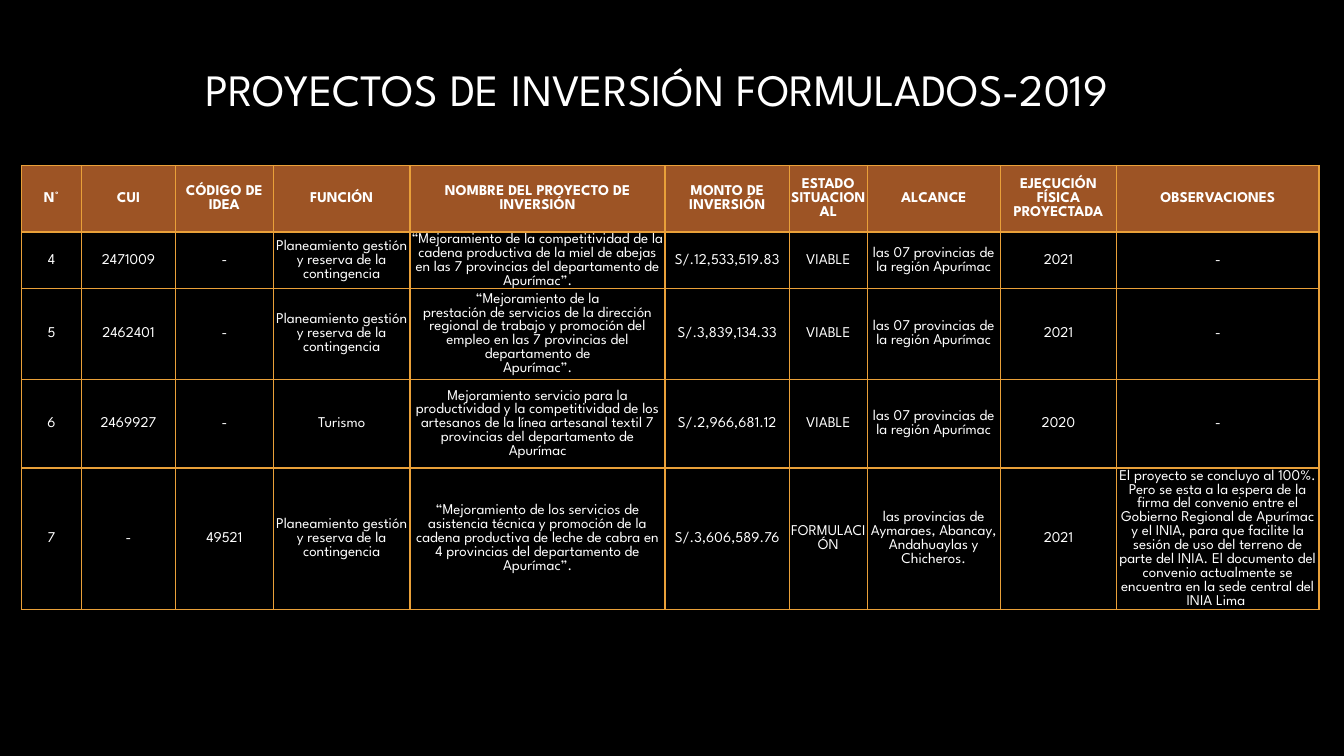
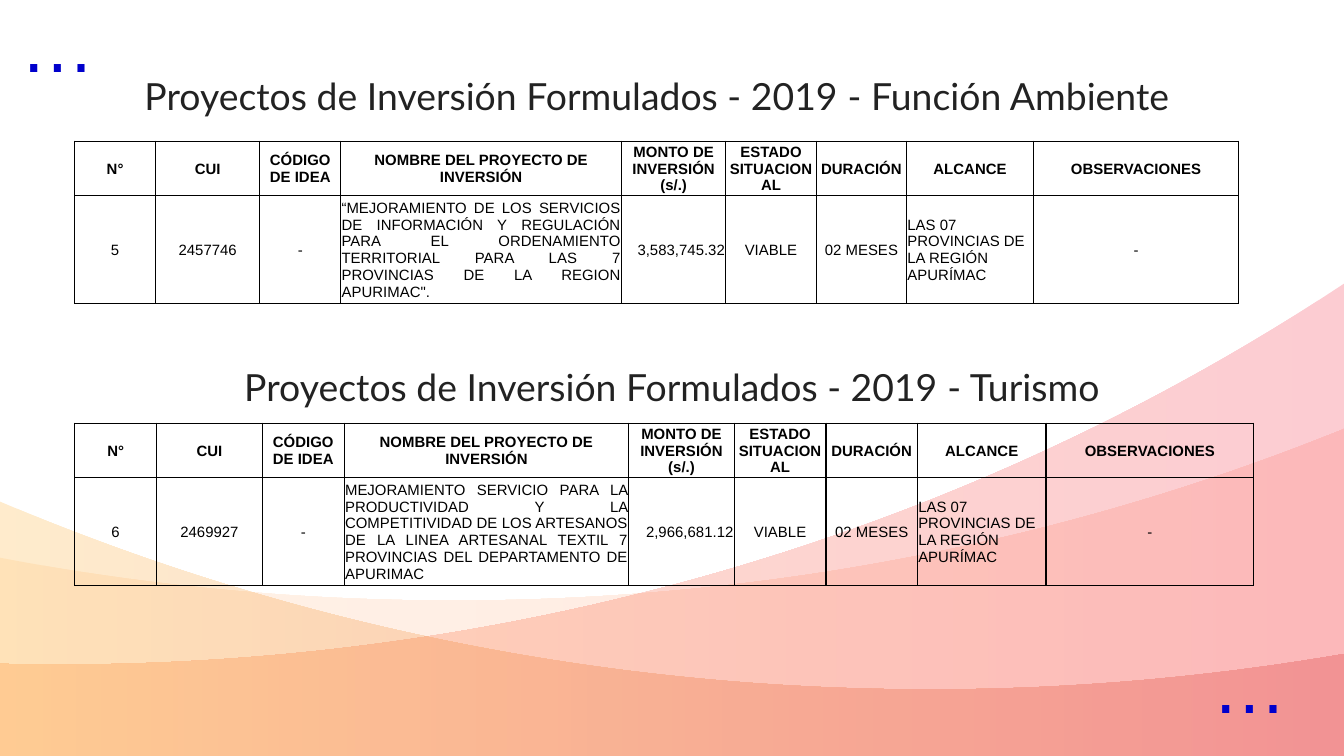
Before and after one commit to ORFEI-GRAP/Gestion-ORFEI, a slide deck: slide 3 of Proyectos Funcion - PRODUCCIÓN.pptx. Drawn at 1344x756 pixels with LibreOffice and Linux fonts; fonts in the diff are those of the drawing; background and template pictures are left out. Boxes give left, top, right and bottom in pixels: in the first picture for what was removed or moved away, otherwise in the second. Text is boxed around its words. In the diff, an @@ line names an element or a change of style, - is before the commit and + after.

```diff
--- a/Proyectos Funcion - PRODUCCIÓN.pptx
+++ b/Proyectos Funcion - PRODUCCIÓN.pptx
@@ background picture (left out) to #FFFFFF @@
@@ text added at <box>7,0,117,95</box>, 40 pt, text #0000CC @@
+…
@@ text at <box>144,82,1169,117</box>: text changed; size 24 to 20 pt; font League Spartan to Lato; text colour gradient #FFFFFF to #A6A6A6 to #222222 @@
-PROYECTOS DE INVERSIÓN FORMULADOS-2019
+Proyectos de Inversión Formulados - 2019 - Función Ambiente
@@ table added at <box>75,141,1239,304</box>, 2 rows, 9 columns @@
+N° | CUI | CÓDIGO DE IDEA | NOMBRE DEL PROYECTO DE INVERSIÓN | MONTO DE INVERSIÓN (s/.) | ESTADO SITUACIONAL | DURACIÓN | ALCANCE | OBSERVACIONES
+5 | 2457746 | - | “MEJORAMIENTO DE LOS SERVICIOS DE INFORMACIÓN Y REGULACIÓN PARA EL ORDENAMIENTO TERRITORIAL PARA LAS 7 PROVINCIAS DE LA REGION APURIMAC". | 3,583,745.32 | VIABLE | 02 MESES | LAS 07 PROVINCIAS DE LA REGIÓN APURÍMAC | -
@@ table removed at <box>22,165,1321,737</box>, 5 rows, 10 columns @@
-N° | CUI | CÓDIGO DE IDEA | FUNCIÓN | NOMBRE DEL PROYECTO DE INVERSIÓN | MONTO DE INVERSIÓN | ESTADO SITUACIONAL | ALCANCE | EJECUCIÓN FÍSICA PROYECTADA | OBSERVACIONES
-4 | 2471009 | - | Planeamiento gestión y reserva de la contingencia | “Mejoramiento de la competitividad de la cadena productiva de la miel de abejas en las 7 provincias del departamento de Apurímac”. | S/.12,533,519.83 | VIABLE | las 07 provincias de la región Apurímac | 2021 | -
-5 | 2462401 | - | Planeamiento gestión y reserva de la contingencia | “Mejoramiento de la prestación de servicios de la dirección regional de trabajo y promoción del empleo en las 7 provincias del departamento de Apurímac”. | S/.3,839,134.33 | VIABLE | las 07 provincias de la región Apurímac | 2021 | -
-6 | 2469927 | - | Turismo | Mejoramiento servicio para la productividad y la competitividad de los artesanos de la línea artesanal textil 7 provincias del departamento de Apurímac | S/.2,966,681.12 | VIABLE | las 07 provincias de la región Apurímac | 2020 | -
-7 | - | 49521 | Planeamiento gestión y reserva de la contingencia | “Mejoramiento de los servicios de asistencia técnica y promoción de la cadena productiva de leche de cabra en 4 provincias del departamento de Apurímac”. | S/.3,606,589.76 | FORMULACIÓN | las provincias de Aymaraes, Abancay, Andahuaylas y Chicheros. | 2021 | El proyecto se concluyo al 100%. Pero se esta a la espera de la firma del convenio entre el Gobierno Regional de Apurímac y el INIA, para que facilite la sesión de uso del terreno de parte del INIA. El documento del convenio actualmente se encuentra en la sede central del INIA Lima
@@ freeform shape added at <box>0,284,1344,756</box>, fill gradient #F20122 to #FF6A00 @@
@@ text added at <box>244,373,1100,408</box>, 20 pt, text #222222 @@
+Proyectos de Inversión Formulados - 2019 - Turismo
@@ freeform shape added at <box>0,429,1344,755</box>, fill gradient #FFC486 to #FF866B @@
@@ table added at <box>75,423,1257,586</box>, 2 rows, 9 columns @@
+N° | CUI | CÓDIGO DE IDEA | NOMBRE DEL PROYECTO DE INVERSIÓN | MONTO DE INVERSIÓN (s/.) | ESTADO SITUACIONAL | DURACIÓN | ALCANCE | OBSERVACIONES
+6 | 2469927 | - | MEJORAMIENTO SERVICIO PARA LA PRODUCTIVIDAD Y LA COMPETITIVIDAD DE LOS ARTESANOS DE LA LINEA ARTESANAL TEXTIL 7 PROVINCIAS DEL DEPARTAMENTO DE APURIMAC | 2,966,681.12 | VIABLE | 02 MESES | LAS 07 PROVINCIAS DE LA REGIÓN APURÍMAC | -
@@ freeform shape added at <box>0,501,1344,755</box>, fill gradient #FF9F00 to #CC0000 @@
@@ text added at <box>1199,632,1309,735</box>, 40 pt, text #0000CC @@
+…
```
Also in this commit, not shown: 5 other slides changed.
